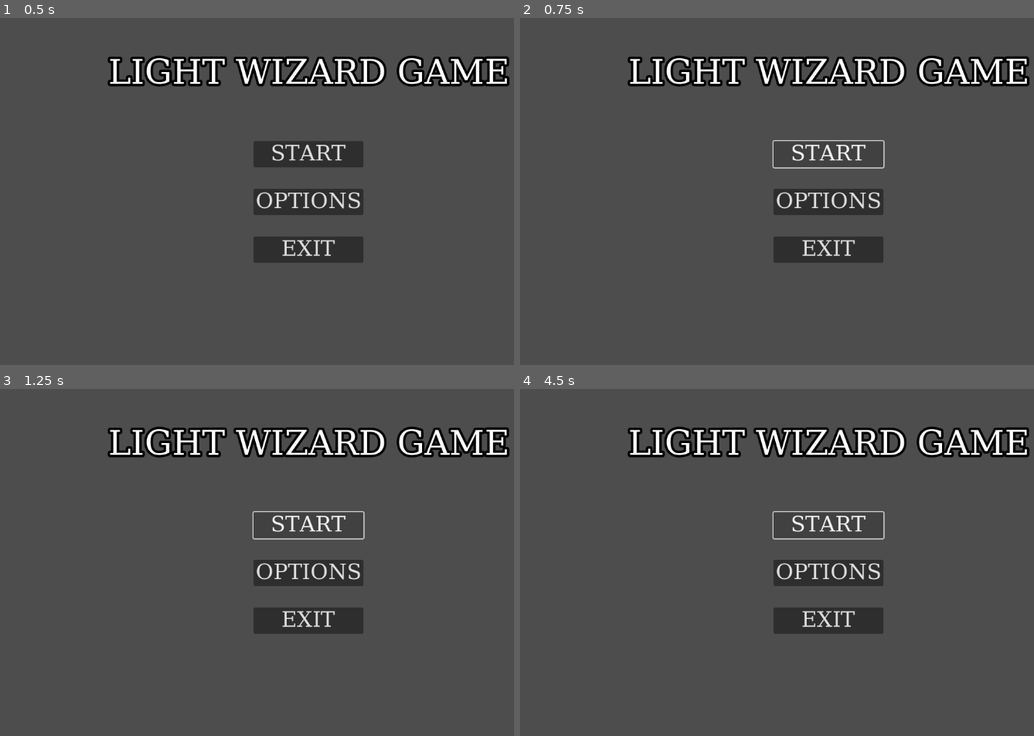
Above: before the commit, frames 1-4 (two rows, left to right).
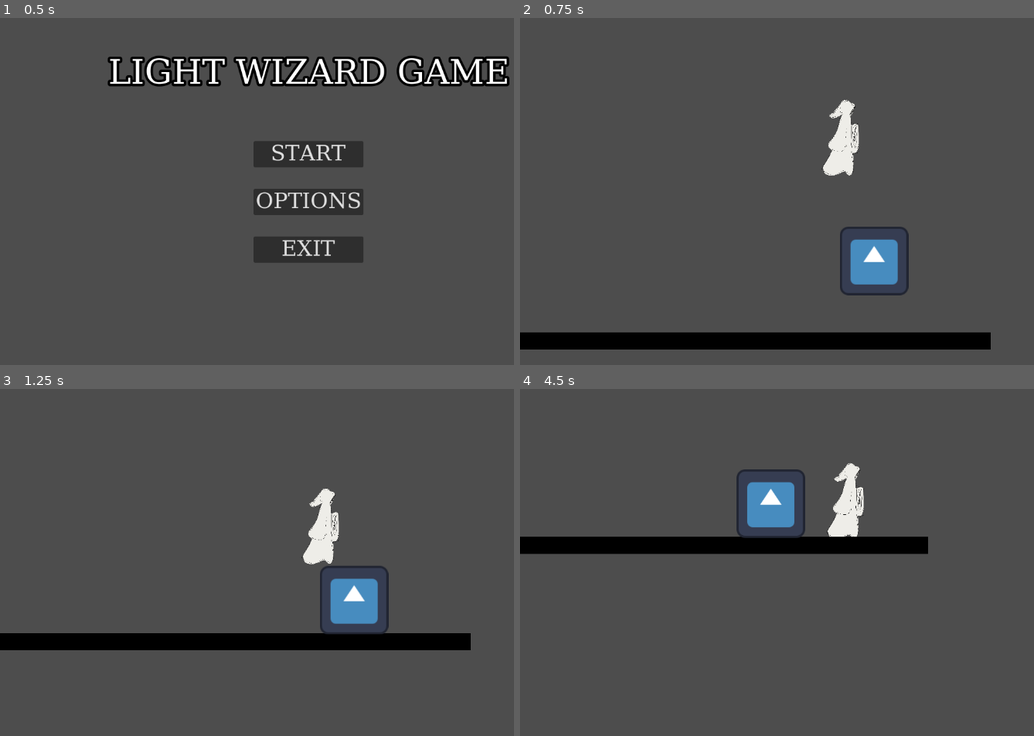
Above: after the commit, the same moments.

Repository: Obliii/projectlightbulb
Game: Godot game, scene res://scenes/ui/main_menu.tscn
Same seed, same stepped clock (60 frames per second), same inputs: the game is played once before the commit and once after it. The engine's default icon, where the game draws it, is replaced by a stand-in: a white triangle on a blue panel in a dark square.
Inputs (mouse positions are in pixels of both pictures, inside the frame that each line leads up to):
- Up to frame 1 (0.5 s): no input
- Up to frame 2 (0.75 s): click "START" at 0.5 s
- Up to frame 3 (1.25 s): no input
- Up to frame 4 (4.5 s): click (828, 524) at 1.25 s, where only the run before the commit has a clickable "START"; tap Enter (ui_accept) at 2 s; hold D (move_right) 2.03-3.53 s; tap Space (jump) at 2.27, 3.02 s; hold A (move_left) 3.53-4.28 s; hold D (move_right) from 4.28 s (still down)

Frame 1 is identical in both runs. In frame 2, 14% of the frame differs, in the area x 0-100%, y 10-96%; in frame 3, 14%; in frame 4, 14%.

Commit message:
Makes Debug Level actually playable. OOPS!

Diff:
--- a/scenes/ui/main_menu.gd
+++ b/scenes/ui/main_menu.gd
@@ -13,7 +13,7 @@
 		handle_connecting_signals()
 
 func on_start_pressed() -> void:
-	GameManager.ChangeLevel("res://scenes/debugscene.tscn") #TODO: Change this to the first level.
+	GameManager.ChangeLevel("res://scenes/levels/debugscene.tscn") #TODO: Change this to the first level.
 
 func on_options_pressed() -> void:
 	margin_container.visible = false
